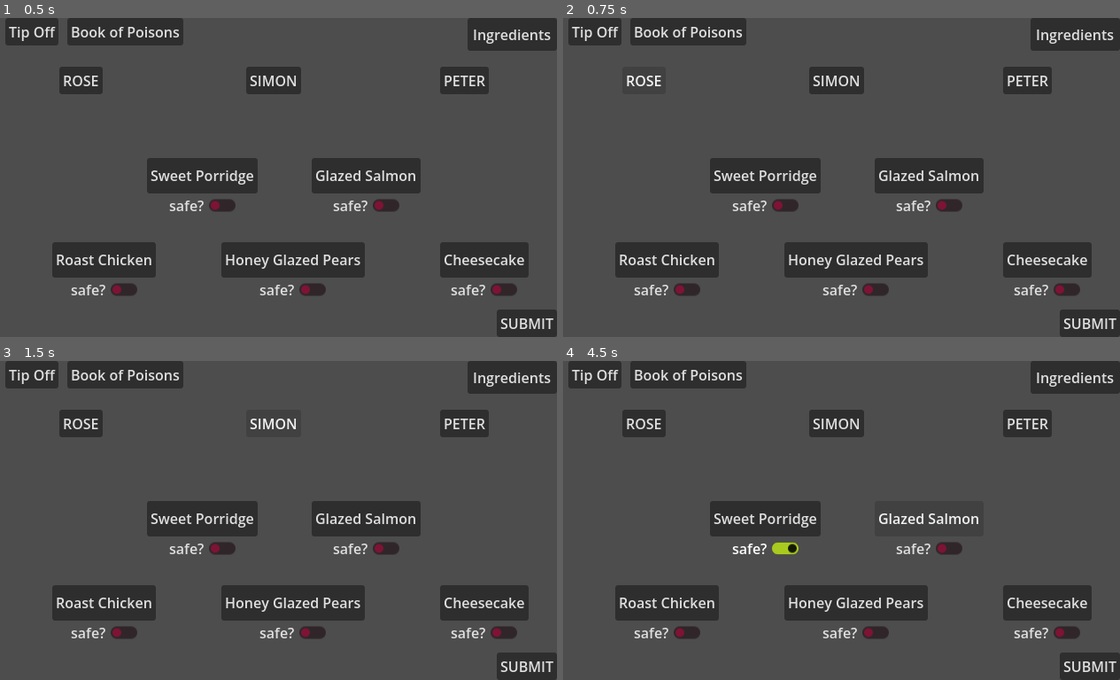
Above: before the commit, frames 1-4 (two rows, left to right).
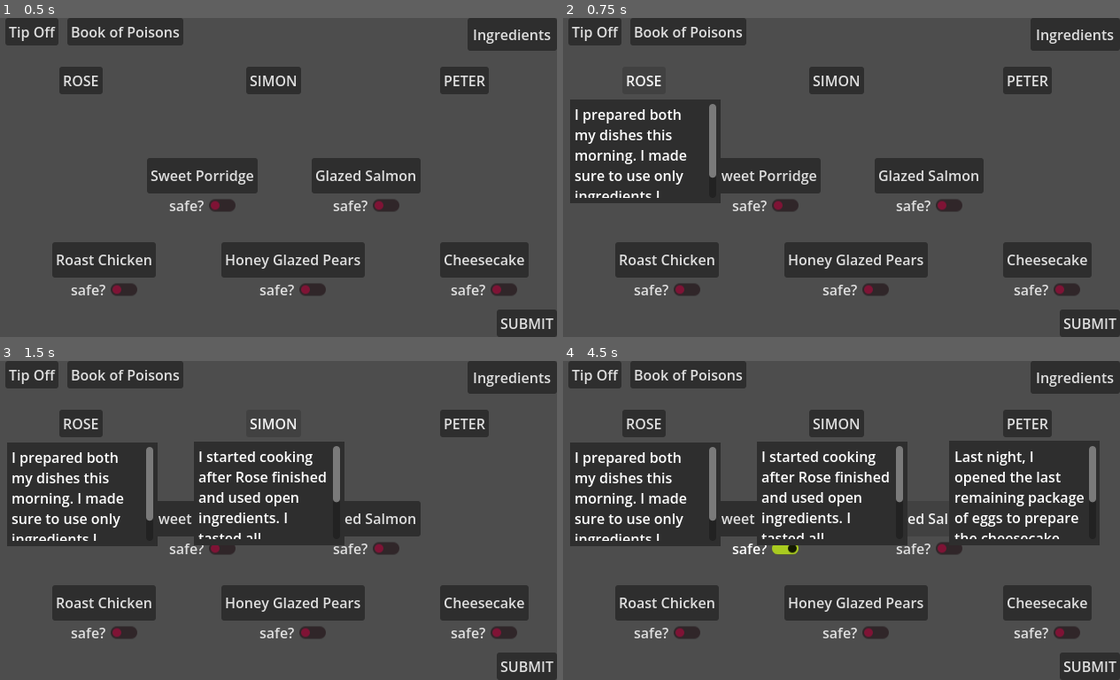
Above: after the commit, the same moments.

Repository: krstnvz/brackeys-gamejam
Game: Godot game, scene res://scenes/Main.tscn
The game is run twice, just before and just after one commit, with the same random seed, the same clock (stepped at 60 frames per second) and the same inputs.
Inputs:
- Up to frame 1 (0.5 s): no input
- Up to frame 2 (0.75 s): click "ROSE" at 0.5 s
- Up to frame 3 (1.5 s): click "SIMON" at 1.25 s
- Up to frame 4 (4.5 s): click "PETER" at 2 s; click "Sweet Porridge" at 2.75 s; click "safe?" at 3.5 s; click "Glazed Salmon" at 4.25 s

Frame 1 is identical in both runs. In frame 2, 8.4% of the frame differs, in the area x 1-29%, y 25-59%; in frame 3, 15%; in frame 4, 24%, in the area x 1-97%, y 25-59%.

Commit message:
feat: add cooks overlays for statements

Diff:
--- a/scenes/Main.tscn
+++ b/scenes/Main.tscn
@@ -12,6 +12,8 @@
 [ext_resource type="Script" uid="uid://bl7126h1hxp4c" path="res://scripts/ingredient_list.gd" id="11_bjd11"]
 [ext_resource type="Script" uid="uid://jhes5jx3ht77" path="res://scripts/overlay_visibility.gd" id="11_wp0k4"]
 [ext_resource type="PackedScene" uid="uid://62xkmihlpayo" path="res://scenes/IngredientButton.tscn" id="12_bjd11"]
+[ext_resource type="Script" uid="uid://rohhvs6o5y5k" path="res://scripts/cook_statement.gd" id="13_qmy6f"]
+[ext_resource type="Resource" uid="uid://cmd7y583cyq1w" path="res://cooks/rose.tres" id="14_mwfav"]
 
 [node name="Main" type="Node" unique_id=447475477 node_paths=PackedStringArray("dishes")]
 script = ExtResource("1_q8u5g")
@@ -104,6 +106,7 @@
 [node name="Overlays" type="Node" parent="." unique_id=1645188447]
 
 [node name="IngredientsOverlay" type="CanvasLayer" parent="Overlays" unique_id=2074792183]
+visible = false
 script = ExtResource("11_wp0k4")
 
 [node name="ColorRect" type="ColorRect" parent="Overlays/IngredientsOverlay" unique_id=486545134]
@@ -250,11 +253,71 @@
 grow_vertical = 2
 text = "X"
 
+[node name="Cook1Overlay" type="CanvasLayer" parent="Overlays" unique_id=892935395]
+visible = false
+script = ExtResource("11_wp0k4")
+
+[node name="ColorRect" type="ColorRect" parent="Overlays/Cook1Overlay" unique_id=705706584]
+offset_left = 19.0
+offset_top = 92.0
+offset_right = 189.0
+offset_bottom = 209.0
+color = Color(0.18039216, 0.18039216, 0.18039216, 1)
+
+[node name="RichTextLabel" type="RichTextLabel" parent="Overlays/Cook1Overlay" unique_id=1186643933]
+offset_left = 24.0
+offset_top = 97.0
+offset_right = 184.0
+offset_bottom = 203.0
+script = ExtResource("13_qmy6f")
+cook_data = ExtResource("14_mwfav")
+
+[node name="Cook2Overlay" type="CanvasLayer" parent="Overlays" unique_id=2046572807]
+visible = false
+script = ExtResource("11_wp0k4")
+
+[node name="ColorRect" type="ColorRect" parent="Overlays/Cook2Overlay" unique_id=1816286435]
+offset_left = 230.0
+offset_top = 91.0
+offset_right = 400.0
+offset_bottom = 208.0
+color = Color(0.18039216, 0.18039216, 0.18039216, 1)
+
+[node name="RichTextLabel" type="RichTextLabel" parent="Overlays/Cook2Overlay" unique_id=941605190]
+offset_left = 235.0
+offset_top = 96.0
+offset_right = 395.0
+offset_bottom = 201.0
+script = ExtResource("13_qmy6f")
+cook_data = ExtResource("7_jlsqs")
+
+[node name="Cook3Overlay" type="CanvasLayer" parent="Overlays" unique_id=578976360]
+visible = false
+script = ExtResource("11_wp0k4")
+
+[node name="ColorRect" type="ColorRect" parent="Overlays/Cook3Overlay" unique_id=422168759]
+offset_left = 447.0
+offset_top = 90.0
+offset_right = 617.0
+offset_bottom = 208.0
+color = Color(0.18039216, 0.18039216, 0.18039216, 1)
+
+[node name="RichTextLabel" type="RichTextLabel" parent="Overlays/Cook3Overlay" unique_id=2135914515]
+offset_left = 453.0
+offset_top = 96.0
+offset_right = 613.0
+offset_bottom = 201.0
+script = ExtResource("13_qmy6f")
+cook_data = ExtResource("8_q8u5g")
+
 [connection signal="refresh_ingredients" from="DishButton1" to="Overlays/IngredientsOverlay/ScrollContainer/VBoxContainer" method="_on_dish_button_refresh_ingredients"]
 [connection signal="refresh_ingredients" from="DishButton2" to="Overlays/IngredientsOverlay/ScrollContainer/VBoxContainer" method="_on_dish_button_refresh_ingredients"]
 [connection signal="refresh_ingredients" from="DishButton3" to="Overlays/IngredientsOverlay/ScrollContainer/VBoxContainer" method="_on_dish_button_refresh_ingredients"]
 [connection signal="refresh_ingredients" from="DishButton4" to="Overlays/IngredientsOverlay/ScrollContainer/VBoxContainer" method="_on_dish_button_refresh_ingredients"]
 [connection signal="refresh_ingredients" from="DishButton5" to="Overlays/IngredientsOverlay/ScrollContainer/VBoxContainer" method="_on_dish_button_refresh_ingredients"]
+[connection signal="button_up" from="CookButton1" to="Overlays/Cook1Overlay" method="_on_visibility_button_up"]
+[connection signal="button_up" from="CookButton2" to="Overlays/Cook2Overlay" method="_on_visibility_button_up"]
+[connection signal="button_up" from="CookButton3" to="Overlays/Cook3Overlay" method="_on_visibility_button_up"]
 [connection signal="button_up" from="SubmitButton" to="." method="_on_submit_button_button_up"]
 [connection signal="button_up" from="BookButton" to="Overlays/BookOverlay" method="_on_visibility_button_up"]
 [connection signal="button_up" from="TipOffButton" to="Overlays/TipOffOverlay" method="_on_visibility_button_up"]
--- /dev/null
+++ b/scripts/cook_statement.gd
@@ -0,0 +1,11 @@
+extends RichTextLabel
+
+@export var cook_data: CookData = null
+
+# Called when the node enters the scene tree for the first time.
+func _ready() -> void:
+	text = cook_data.statement
+
+# Called every frame. 'delta' is the elapsed time since the previous frame.
+func _process(delta: float) -> void:
+	pass
Not shown, added: scripts/cook_statement.gd.uid
